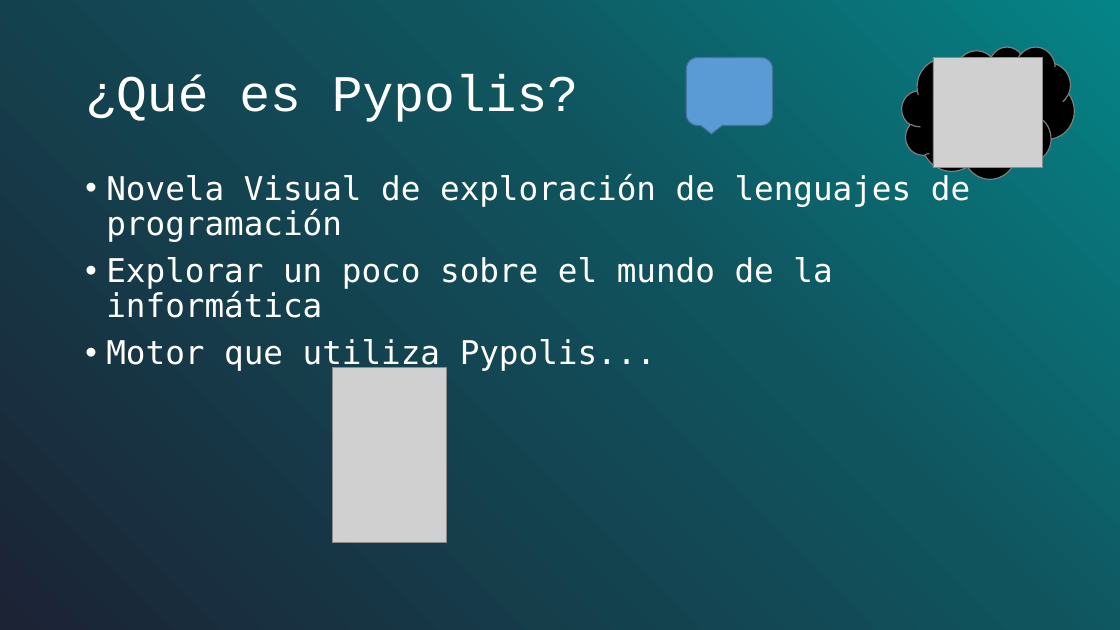
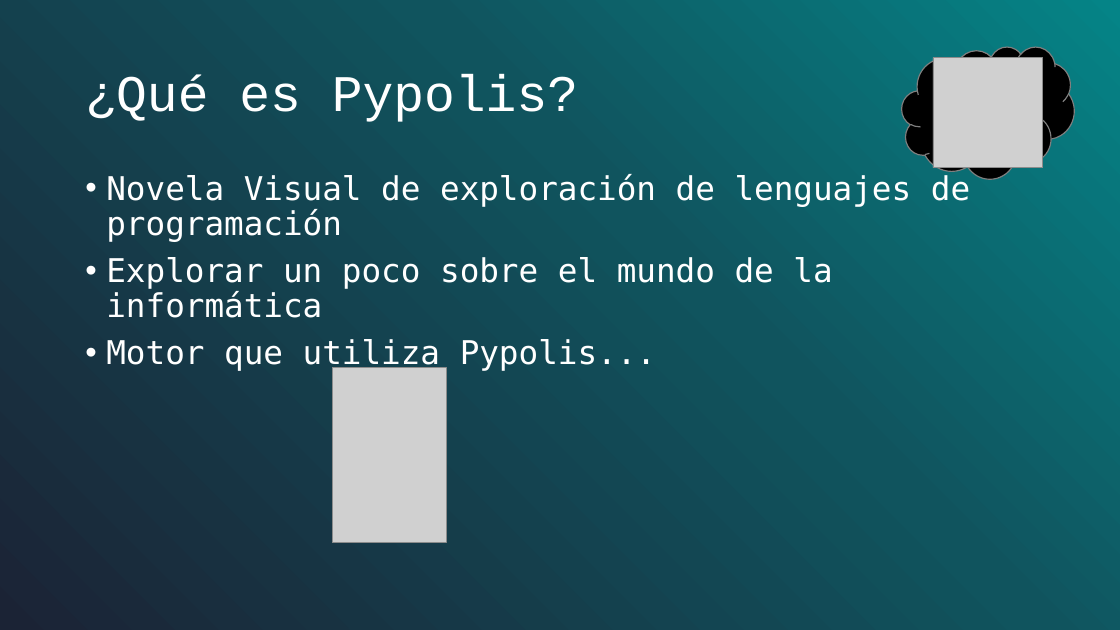
Before and after one commit to D1234LOL/Pypolis, a slide deck: slide 2 of presentación/Pypolis - la presentación.pptx. Drawn at 1120x630 pixels with LibreOffice and Linux fonts; fonts in the diff are those of the drawing; grey boxes stand for pictures. Boxes give left, top, right and bottom in pixels: in the first picture for what was removed or moved away, otherwise in the second. Text is boxed around its words. In the diff, an @@ line names an element or a change of style, - is before the commit and + after.

```diff
--- a/presentación/Pypolis - la presentación.pptx
+++ b/presentación/Pypolis - la presentación.pptx
@@ rounded speech box removed at [686,58,773,126] @@
```
Also in this commit, not shown: 1 other slide changed, 1 other file.
